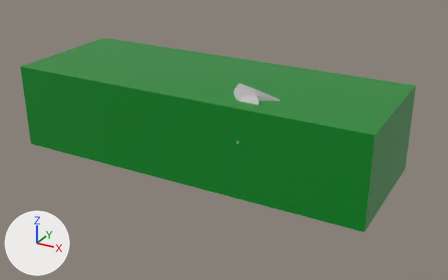
The FBX model GGJ2019/Assets/_Project/Meshes/Props/GrassMound_01/GrassMound_01.fbx: old version first, new version second.
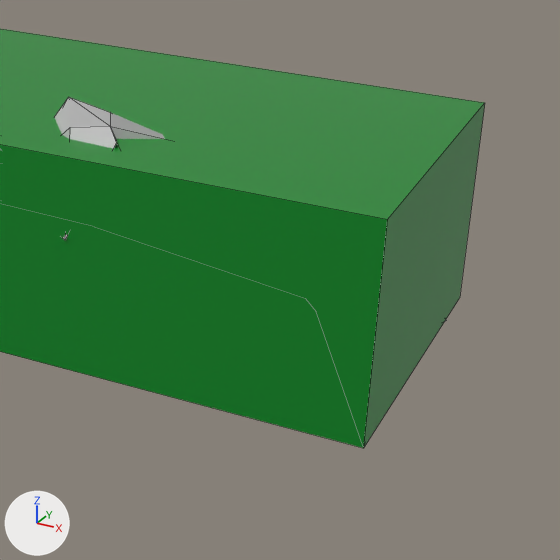
Old and new are each drawn whole from a 50 mm lens placed at (2.33, -3.94, 2.1), pointed at (0.25, -0.15, 0.2) and again close up on the part from 47% to 100% of the width and 15% to 100% of the height. The axes (+X, +Y, +Z) are drawn at lower left. The lights are the same throughout. The close-ups show mesh edges as thin lines. Where no turn or scale is listed for an object, it has been applied to the vertices. Vertices at the same position are counted once.

The first close-up shows 'COL_GrassMound_01', 'GrassMound_01'.
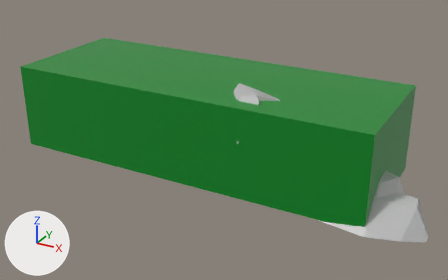
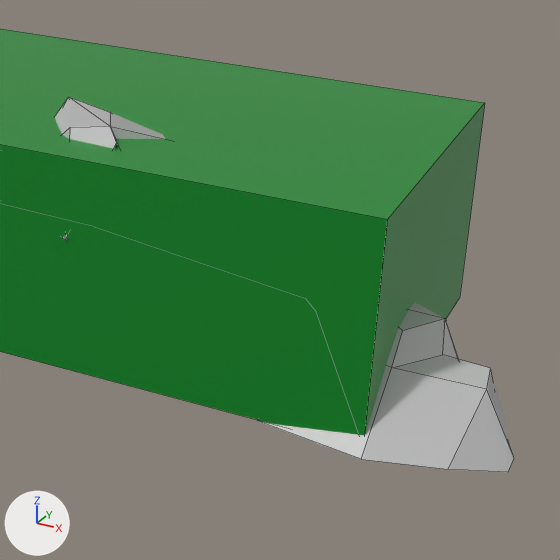
Changed parts and their boxes [x1, y1, x2, y2] in the close-ups (560 x 560 px; the box of a moved part takes in the faces that stretch with it):
'GrassMound_01', reshaped: before [55, 97, 447, 322]; after [55, 97, 514, 472]
part 1 of me_mesh, moved or reshaped (not visible before): after [257, 302, 514, 472]

The change, as a list of edits to the scene's bpy script:
```text
Change me_mesh:
    where me_mesh.from_pydata(...)  # 184 vertices, 131 faces; spans x -1.39..1.49, y -0.59..0.47, z -0.03..0.73
    used by ob_grassmound_01; location = (0.0, 0.0, 0.0)
    me_mesh part 1: the loose piece of 23 vertices spanning x -0.76..-0.28, y -0.52..-0.07, z 0.45..0.63 is scaled about its middle by 1.47, then moved by (2.02, 0.0, -0.41)
```
